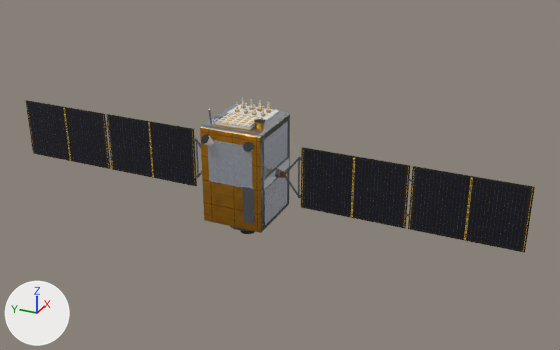
One commit to the glTF model api-interop/gnss-predict/models/navic-nvs/navic-nvs.glb: the scene before it, then after it.
Both versions are drawn from a camera (50 mm lens) standing at (-15.17, -7.7, 7.55) and looking at (0.2, -0.78, -0.13). The axes (+X, +Y, +Z) are drawn at lower left. The lights are the same throughout. The first picture is the older version. Where no turn or scale is listed for an object, it has been applied to the vertices. Vertices at exactly the same position are counted once.

Names of what the first picture shows: 'bus', 'payload_deck', 'wing+Y', 'wing-Y' and 1 more.
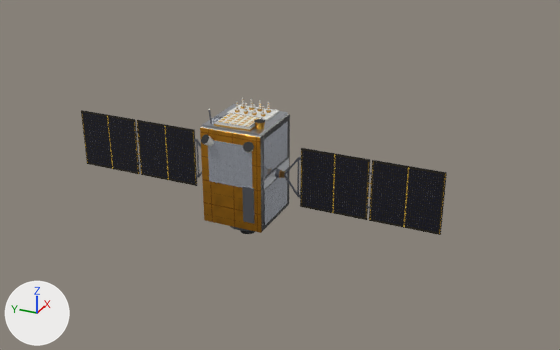
Where the change shows, as pixel boxes [x1, y1, x2, y2] in the pictures (560 x 350 px; the box of a moved part takes in the faces that stretch with it):
'wing-Y', reshaped (34% narrower, 18% shorter): before [280, 147, 535, 253]; after [280, 148, 447, 235]
'wing+Y', reshaped (31% narrower, 11% shorter): before [26, 100, 202, 186]; after [81, 110, 202, 186]
part 1 of me_wing_y, moved or reshaped: before [106, 114, 197, 186]; after [137, 120, 197, 186]
part 2 of me_wing_y, moved or reshaped: before [26, 100, 110, 169]; after [81, 110, 140, 174]
part 3 of me_wing_y_1, moved or reshaped: before [301, 147, 410, 228]; after [300, 148, 370, 220]
part 4 of me_wing_y_1, moved or reshaped: before [408, 166, 535, 253]; after [369, 160, 447, 235]

Diff of the bpy script that builds the scene:
```diff
--- a/api-interop/gnss-predict/models/navic-nvs/navic-nvs.glb.py
+++ b/api-interop/gnss-predict/models/navic-nvs/navic-nvs.glb.py
@@ me_wing_y @@
 # used by ob_wing_y; location = (0.0, 0.76, 0.0)
-me_wing_y.from_pydata(...)  # 96 vertices, 144 faces; spans x -0.03..0.03, y 0.12..5.79, z -0.76..0.76
+me_wing_y.from_pydata(...)  # 96 vertices, 144 faces; spans x -0.03..0.03, y 0.12..3.99, z -0.75..0.75
+# me_wing_y part 1: the loose piece of 8 vertices spanning x -0.01..0.01, y 0.65..3.19, z -0.76..0.76 is scaled about its middle by (1, 0.65, 0.98), then moved by (0.0, -0.46, 0.0)
+# me_wing_y part 2: the loose piece of 8 vertices spanning x -0.01..0.01, y 3.25..5.79, z -0.76..0.76 is scaled about its middle by (1, 0.65, 0.98), then moved by (0.0, -1.36, 0.0)
+# other edits to the shape of me_wing_y do not show in these pictures
 me_wing_y.materials.append(mat_bronze_anodised)
@@ me_wing_y_1 @@
 # used by ob_wing_y_1; location = (0.0, -0.76, 0.0)
-me_wing_y_1.from_pydata(...)  # 96 vertices, 144 faces; spans x -0.03..0.03, y -5.79..-0.12, z -0.76..0.76
+me_wing_y_1.from_pydata(...)  # 96 vertices, 144 faces; spans x -0.03..0.03, y -3.99..-0.12, z -0.75..0.75
+# me_wing_y_1 part 3: the loose piece of 8 vertices spanning x -0.01..0.01, y -3.19..-0.65, z -0.76..0.76 is scaled about its middle by (1, 0.65, 0.98), then moved by (0.0, 0.46, 0.0)
+# me_wing_y_1 part 4: the loose piece of 8 vertices spanning x -0.01..0.01, y -5.79..-3.25, z -0.76..0.76 is scaled about its middle by (1, 0.65, 0.98), then moved by (0.0, 1.36, 0.0)
+# other edits to the shape of me_wing_y_1 do not show in these pictures
 me_wing_y_1.materials.append(mat_bronze_anodised)
```
